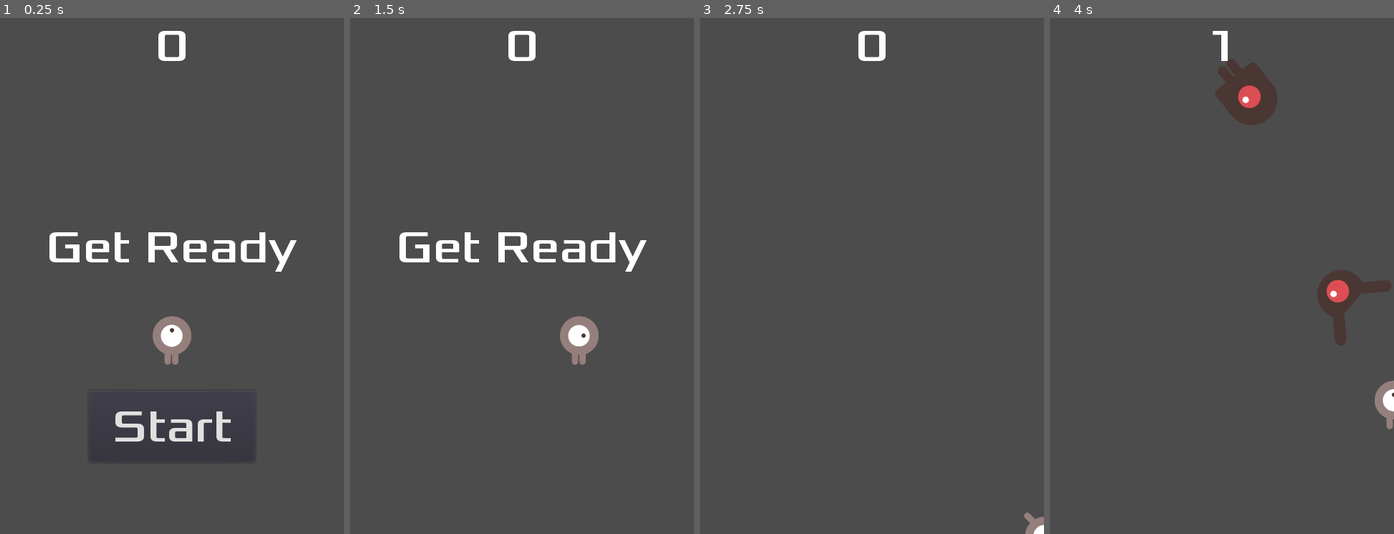
Above: before the commit, frames 1-4 (left to right).
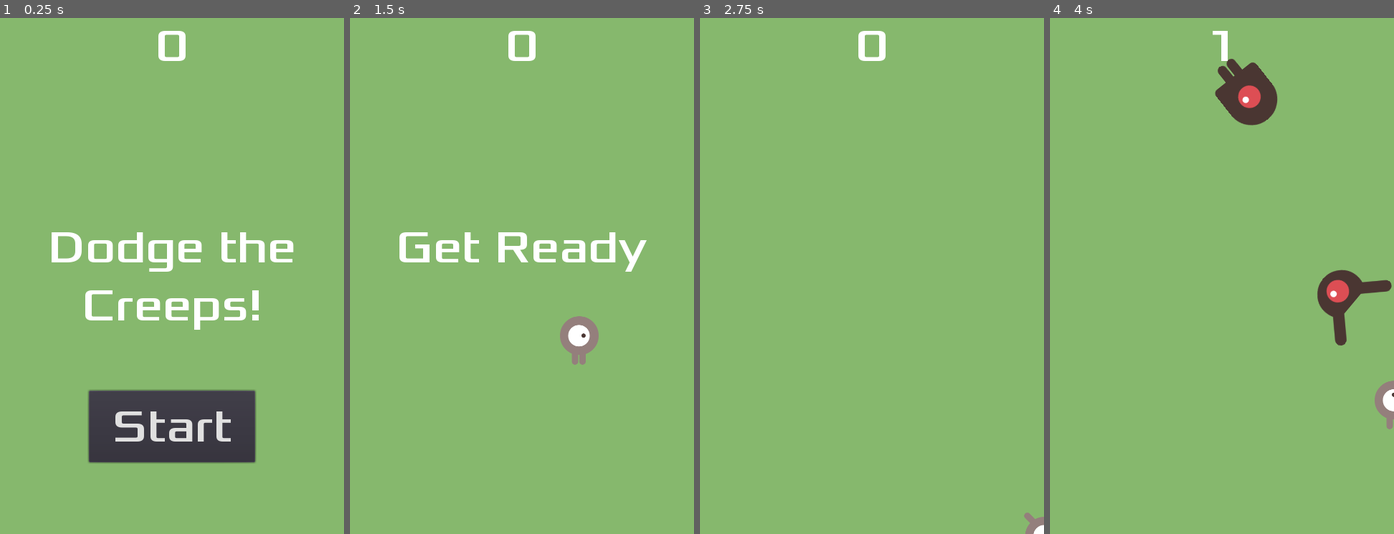
Above: after the commit, the same moments.

Repository: jfmdev/dodge-survival
Game: Godot game, scene res://Main.tscn
Same seed, same stepped clock (60 frames per second), same inputs: the game is played once before the commit and once after it.
Inputs:
- Up to frame 1 (0.25 s): no input
- Up to frame 2 (1.5 s): click "Start" at 0.5 s; tap Enter at 1.25 s; hold Right (ui_right) from 1.28 s (still down)
- Up to frame 3 (2.75 s): release Right (ui_right) at 2.03 s; hold Down (ui_down) from 2.03 s (still down)
- Up to frame 4 (4 s): release Down (ui_down) at 2.78 s; hold Right (ui_right) 2.78-3.53 s; hold Up (ui_up) from 3.53 s (still down)

The runs differ from the first frame. In frame 1, 92% of the frame differs, in the area x 0-100%, y 0-100%; in frame 2, 97%; in frame 3, 100%; in frame 4, 97%.

Commit message:
Add background color and minor fixes

Diff:
--- a/Main.gd
+++ b/Main.gd
@@ -5,12 +5,12 @@
 
 func _ready():
 	randomize()
-	new_game()
 
 func game_over():
 	$ScoreTimer.stop()
 	$MobTimer.stop()
 	$HUD.show_game_over()
+	get_tree().call_group("mobs", "queue_free")
 
 func new_game():
 	score = 0
--- a/Main.tscn
+++ b/Main.tscn
@@ -13,6 +13,14 @@
 [node name="Node" type="Node"]
 script = ExtResource( 2 )
 Mob = ExtResource( 3 )
+
+[node name="ColorRect" type="ColorRect" parent="."]
+anchor_right = 1.0
+anchor_bottom = 1.0
+color = Color( 0.52549, 0.721569, 0.427451, 1 )
+__meta__ = {
+"_edit_use_anchors_": false
+}
 
 [node name="Player" parent="." instance=ExtResource( 1 )]
 
--- a/Mob.tscn
+++ b/Mob.tscn
@@ -10,15 +10,15 @@
 
 [sub_resource type="SpriteFrames" id=1]
 animations = [ {
+"frames": [ ExtResource( 6 ), ExtResource( 2 ) ],
+"loop": true,
+"name": "fly",
+"speed": 5.0
+}, {
 "frames": [ ExtResource( 1 ), ExtResource( 4 ) ],
 "loop": true,
 "name": "walk",
 "speed": 3.0
-}, {
-"frames": [ ExtResource( 6 ), ExtResource( 2 ) ],
-"loop": true,
-"name": "fly",
-"speed": 5.0
 }, {
 "frames": [ ExtResource( 5 ), ExtResource( 3 ) ],
 "loop": true,
@@ -30,7 +30,9 @@
 radius = 35.926
 height = 9.19283
 
-[node name="RigidBody2D" type="RigidBody2D"]
+[node name="RigidBody2D" type="RigidBody2D" groups=[
+"mobs",
+]]
 collision_mask = 0
 gravity_scale = 0.0
 script = ExtResource( 7 )
